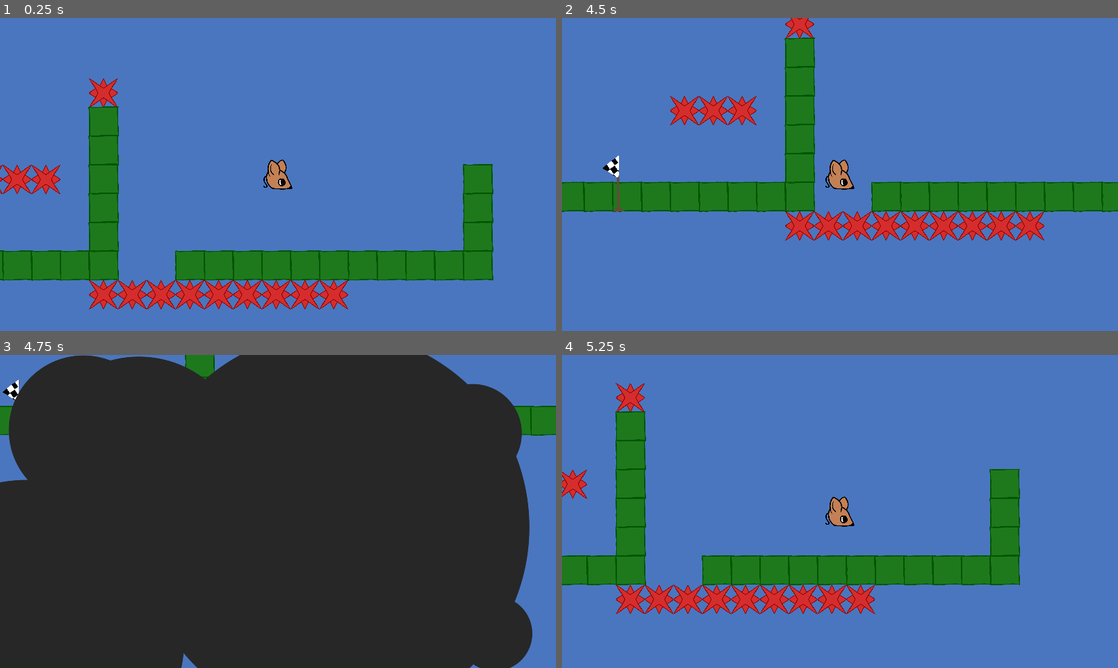
Above: before the commit, frames 1-4 (two rows, left to right).
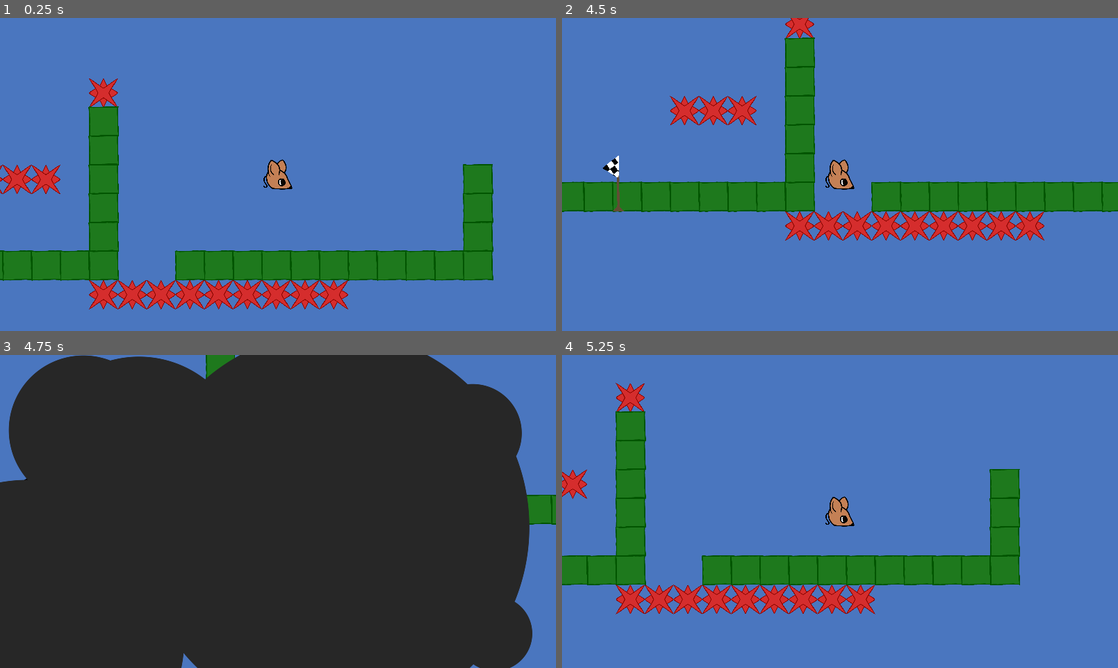
Above: after the commit, the same moments.

Repository: yourname3/jf_f24
Game: Godot game, scene res://level.tscn
The game is run twice, just before and just after one commit, with the same random seed, the same clock (stepped at 60 frames per second) and the same inputs.
Inputs:
- Up to frame 1 (0.25 s): no input
- Up to frame 2 (4.5 s): hold Z (player_grab) 0.53-1.28 s; hold D (player_right) 0.53-2.03 s; tap X (player_jump) at 0.77, 1.52, 3.02, 3.77 s; tap Z (player_grab) at 1.35, 2.85, 4.35 s; hold Z (player_grab) 2.03-2.78 s; hold A (player_left) 2.03-4.28 s; hold Z (player_grab) 3.53-4.28 s; hold D (player_right) from 4.28 s (still down)
- Up to frame 3 (4.75 s): keep holding D (player_right); tap X (player_jump) at 4.52 s
- Up to frame 4 (5.25 s): keep holding D (player_right); hold Z (player_grab) from 5.03 s (still down)

Frames 1-2 are identical in both runs. In frame 3, 1.7% of the frame differs, in the area x 0-100%, y 0-55%; in frame 4, nothing differs.

Commit message:
Make the spikes have a non-hazard hitbox for when you die

Diff:
--- a/level.tscn
+++ b/level.tscn
@@ -21,6 +21,7 @@
 texture = ExtResource("3_5lhue")
 texture_region_size = Vector2i(288, 288)
 0:0/0 = 0
+0:0/0/physics_layer_0/polygon_0/points = PackedVector2Array(-110.324, -112.705, 113.499, -114.293, 111.912, 111.118, -111.912, 111.118)
 0:0/0/physics_layer_1/polygon_0/points = PackedVector2Array(-128, -128, 128, -128, 128, 128, -128, 128)
 
 [sub_resource type="TileSetAtlasSource" id="TileSetAtlasSource_tqjqr"]
